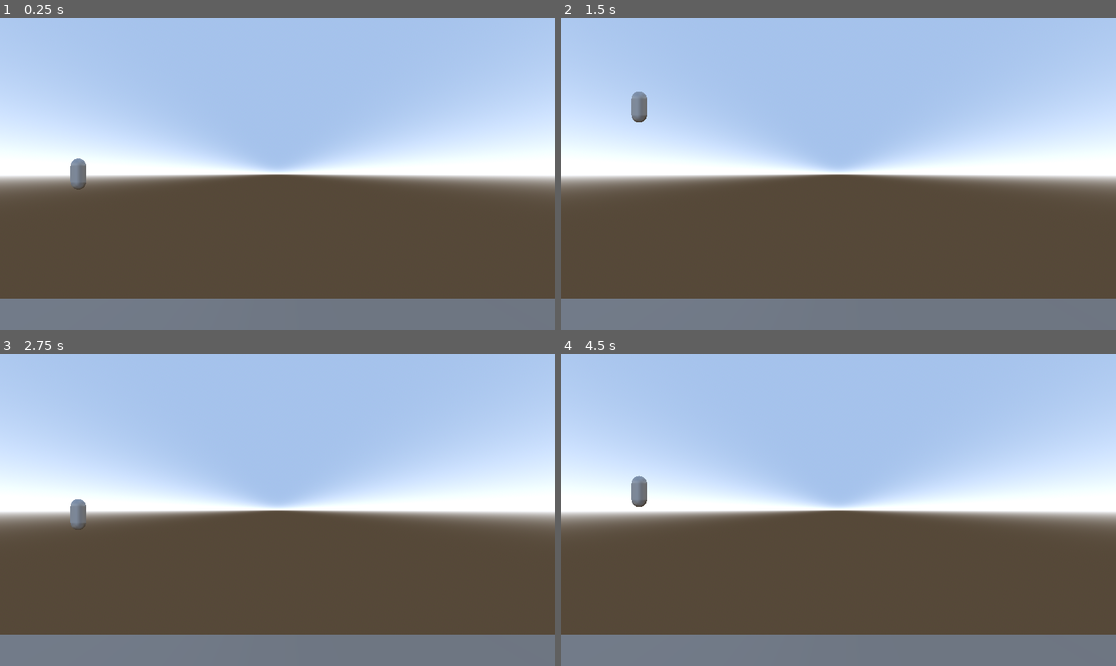
Above: before the commit, frames 1-4 (two rows, left to right).
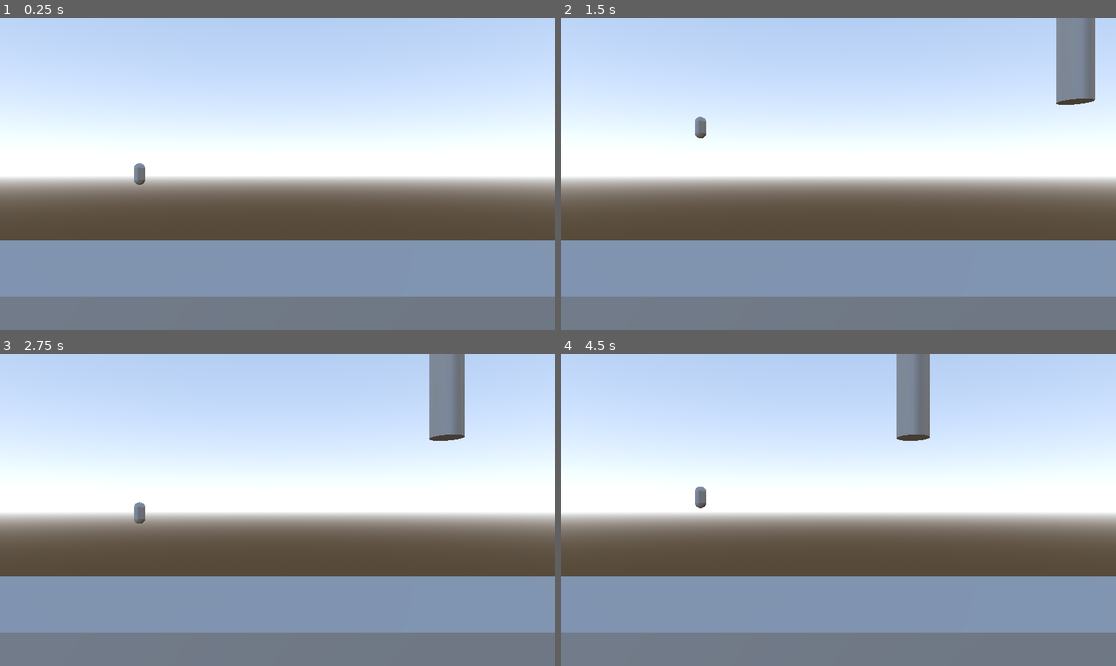
Above: after the commit, the same moments.

Repository: ernest-rudnicki/flappy-bird-godot
Game: Godot game, scene res://Flappy_Bird_Scene.tscn
The game is run twice, just before and just after one commit, with the same random seed, the same clock (stepped at 60 frames per second) and the same inputs.
Inputs:
- Up to frame 1 (0.25 s): no input
- Up to frame 2 (1.5 s): tap Space (jump) at 0.77 s
- Up to frame 3 (2.75 s): tap Space (jump) at 1.52 s
- Up to frame 4 (4.5 s): tap Space (jump) at 3.02, 3.77 s

The runs differ from the first frame. In frame 1, 55% of the frame differs, in the area x 0-100%, y 10-90%; in frame 2, 56%, in the area x 0-100%, y 0-90%; in frame 3, 55%; in frame 4, 55%.

Commit message:
setup one obstacle

Diff:
--- a/Flappy_Bird_Scene.tscn
+++ b/Flappy_Bird_Scene.tscn
@@ -1,6 +1,8 @@
 [gd_scene load_steps=11 format=3 uid="uid://e2ho0q4agttx"]
 
 [ext_resource type="Script" uid="uid://c5xoekviugg73" path="res://Player/Player_Movement.gd" id="1_kf6th"]
+[ext_resource type="Script" uid="uid://clcog87scwbt6" path="res://Obstacles/ObstacleManager.gd" id="2_fqahy"]
+[ext_resource type="PackedScene" uid="uid://d1prqmwuuxbw1" path="res://Obstacles/Obstacle.tscn" id="3_hleyi"]
 
 [sub_resource type="CapsuleMesh" id="CapsuleMesh_xr540"]
 
@@ -18,27 +20,21 @@
 sky = SubResource("Sky_fqahy")
 ambient_light_energy = 8.0
 
-[sub_resource type="StandardMaterial3D" id="StandardMaterial3D_kf6th"]
-transparency = 1
-albedo_color = Color(1, 1, 1, 0)
-
-[sub_resource type="BoxMesh" id="BoxMesh_fqahy"]
-material = SubResource("StandardMaterial3D_kf6th")
+[sub_resource type="BoxMesh" id="BoxMesh_kf6th"]
 
 [sub_resource type="BoxShape3D" id="BoxShape3D_kf6th"]
 size = Vector3(2.02789, 2.0239, 2.12109)
 
-[sub_resource type="BoxMesh" id="BoxMesh_kf6th"]
-
 [node name="Root_Scene" type="Node3D"]
 
 [node name="Camera3D" type="Camera3D" parent="."]
-transform = Transform3D(1, 0, 0, 0, 1, 0, 0, 0, 1, 12.7761, 0, 10.5615)
-projection = 1
+transform = Transform3D(1, 0, 0, 0, 1, 0, 0, 0, 1, 12.7761, 0, 33.5115)
+keep_aspect = 0
 size = 20.0
 
 [node name="Player" type="CharacterBody3D" parent="." groups=["player"]]
 script = ExtResource("1_kf6th")
+maxYValue = 14.0
 
 [node name="Player" type="MeshInstance3D" parent="Player"]
 mesh = SubResource("CapsuleMesh_xr540")
@@ -51,19 +47,6 @@
 [node name="WorldEnvironment" type="WorldEnvironment" parent="."]
 environment = SubResource("Environment_kf6th")
 
-[node name="UpperBoundary" type="Area3D" parent="."]
-transform = Transform3D(2, 0, 0, 0, 2, 0, 0, 0, 2, 0, 10, 0)
-disable_mode = 1
-
-[node name="Mesh" type="MeshInstance3D" parent="UpperBoundary"]
-transform = Transform3D(1.99992, 0, -0.017837, 6.4442e-05, 1.99999, 0.00722536, 0.0178369, -0.00722565, 1.99991, 0, 0, 0)
-mesh = SubResource("BoxMesh_fqahy")
-skeleton = NodePath("")
-
-[node name="CollisionShape3D" type="CollisionShape3D" parent="UpperBoundary"]
-transform = Transform3D(1, 0, 0, 0, 0.999989, 0.00476473, 0, -0.00476473, 0.999989, -0.005, 0.025, -0.002)
-shape = SubResource("BoxShape3D_kf6th")
-
 [node name="Ground" type="StaticBody3D" parent="."]
 transform = Transform3D(100, 0, 0, 0, 2, 0, 0, 0, 10, 0, -10, 0)
 
@@ -75,3 +58,8 @@
 [node name="CollisionShape3D" type="CollisionShape3D" parent="Ground"]
 transform = Transform3D(1, 0, 0, 0, 0.999989, 0.00476473, 0, -0.00476473, 0.999989, -0.00454712, 0.0246706, -0.00205702)
 shape = SubResource("BoxShape3D_kf6th")
+
+[node name="ObstacleManager" type="Node3D" parent="."]
+transform = Transform3D(0.998915, 0, 0.046566, 0, 1, 0, -0.046566, 0, 0.998915, 42.1993, 1, 0)
+script = ExtResource("2_fqahy")
+obstacle_scene = ExtResource("3_hleyi")
--- /dev/null
+++ b/Obstacles/Obstacle.tscn
@@ -0,0 +1,9 @@
+[gd_scene load_steps=2 format=3 uid="uid://d1prqmwuuxbw1"]
+
+[sub_resource type="CylinderMesh" id="CylinderMesh_hf1tq"]
+
+[node name="Obstacle" type="Node3D"]
+
+[node name="MeshInstance3D" type="MeshInstance3D" parent="."]
+transform = Transform3D(3, 0, 0, 0, 3, 0, 0, 0, 3, 0, 1, 0)
+mesh = SubResource("CylinderMesh_hf1tq")
--- /dev/null
+++ b/Obstacles/ObstacleManager.gd
@@ -0,0 +1,42 @@
+extends Node3D
+
+
+@export var obstacle_scene: PackedScene
+@export var speed: float = 5.0;
+
+@export var upper_start_position: float = 10.7;
+@export var bottom_start_position: float = -10.0;
+
+@export var minScale: float = 1.0
+@export var maxScale: float = 5.0
+
+var obstacles: Array[Node3D] = []
+var rng = RandomNumberGenerator.new()
+
+func _ready() -> void:
+	create_obstacle()
+
+
+func _process(delta: float) -> void:
+	move_all_obstacles(delta)
+
+
+func create_obstacle() -> Node3D:
+	var obstacle = obstacle_scene.instantiate()
+	add_child(obstacle)
+
+	obstacle.global_position = Vector3(global_position.x, upper_start_position, 0)
+	obstacle.scale.y = randomize_scale()
+	obstacles.push_front(obstacle)
+
+	return obstacle
+
+func move_all_obstacles(delta: float) -> void:
+	obstacles.all(
+		func(el: Node3D):
+		el.global_position.x -= speed * delta
+		)
+
+
+func randomize_scale() -> float:
+	return rng.randf_range(minScale, maxScale)
Not shown, added: Obstacles/ObstacleManager.gd.uid
